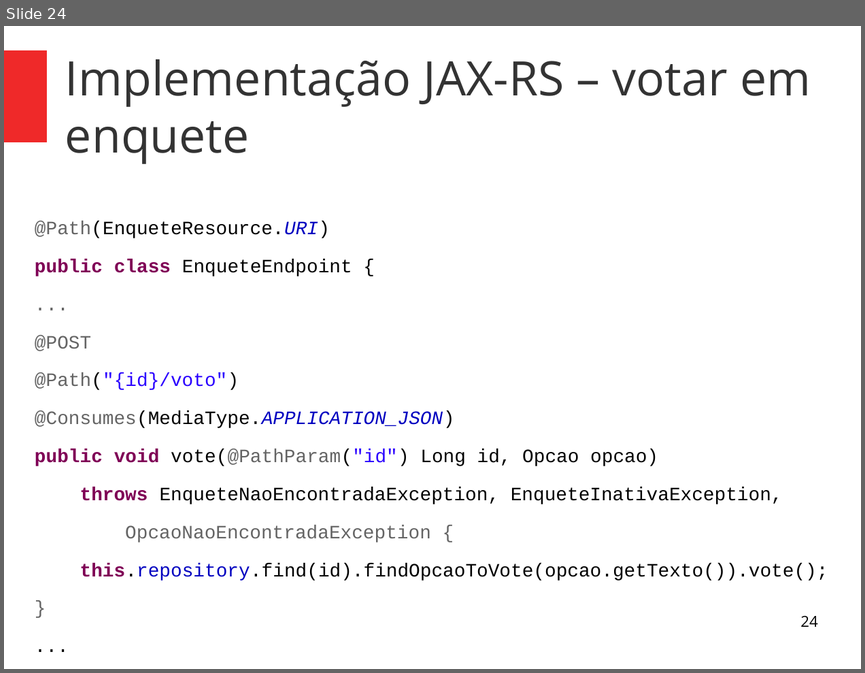
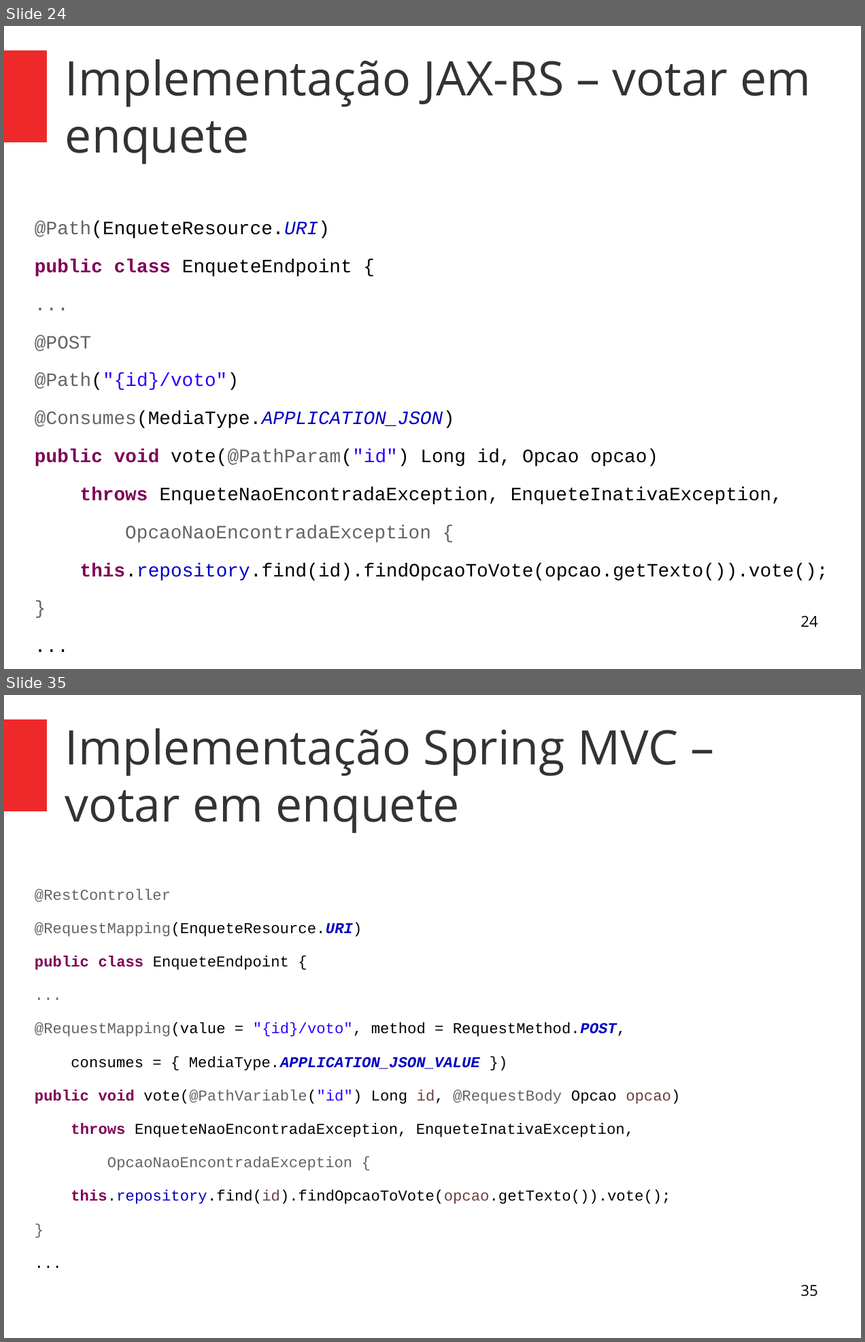
Before and after one commit to alexandrefvb/restful-webservices-workshop, a slide deck: apresentacao/parte2-pratica.odp. Shown one above the other, each under a label of ours: slide 24 before the commit, slides 24 and 35 after it; the slides between them are not shown. The pictures are 865x673 and 865x1342 pixels, drawn with LibreOffice and Linux fonts; fonts in the diff are those of the drawing. Boxes give left, top, right and bottom in pixels: in the first picture for what was removed or moved away, otherwise in the second. Text is boxed around its words. In the diff, an @@ line names an element or a change of style, - is before the commit and + after.

Commit message:
Apresentacao parte 2 - Spring MVC

```diff
--- a/apresentacao/parte2-pratica.odp
+++ b/apresentacao/parte2-pratica.odp
@@ slide 35 added at [4, 695, 861, 1338], background #FFFFFF; not listed: 1 template element that a slide beside it also shows @@
@@ title added at [65, 728, 678, 833], 44 pt, text #333333 @@
+Implementação Spring MVC – votar em enquete
@@ text added at [35, 889, 680, 1204], 14 pt, text #000000 @@
+@RestController
+@RequestMapping(EnqueteResource.URI)
+public class EnqueteEndpoint {
+...
+@RequestMapping(value = "{id}/voto", method = RequestMethod.POST,
+consumes = { MediaType.APPLICATION_JSON_VALUE })
+public void vote(@PathVariable("id") Long id, @RequestBody Opcao opcao)
+throws EnqueteNaoEncontradaException, EnqueteInativaException,
+OpcaoNaoEncontradaException {
+this.repository.find(id).findOpcaoToVote(opcao.getTexto()).vote();
+}
+...
@@ page number added at [800, 1285, 817, 1296], 14 pt, text #000000 @@
+35
```
Also in this commit, not shown: 4 slides changed, 13 other slides added, 2 other files.
